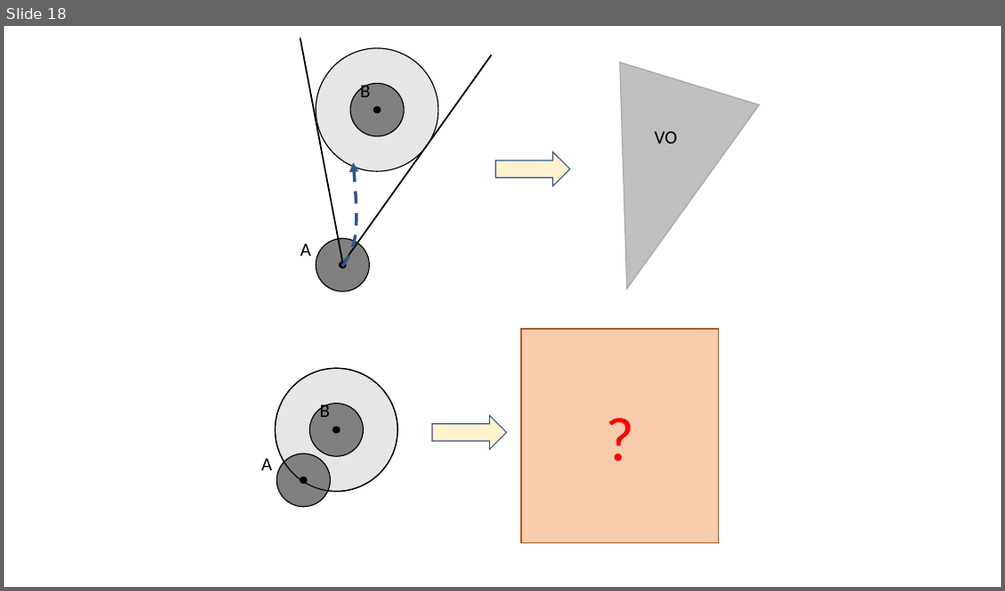
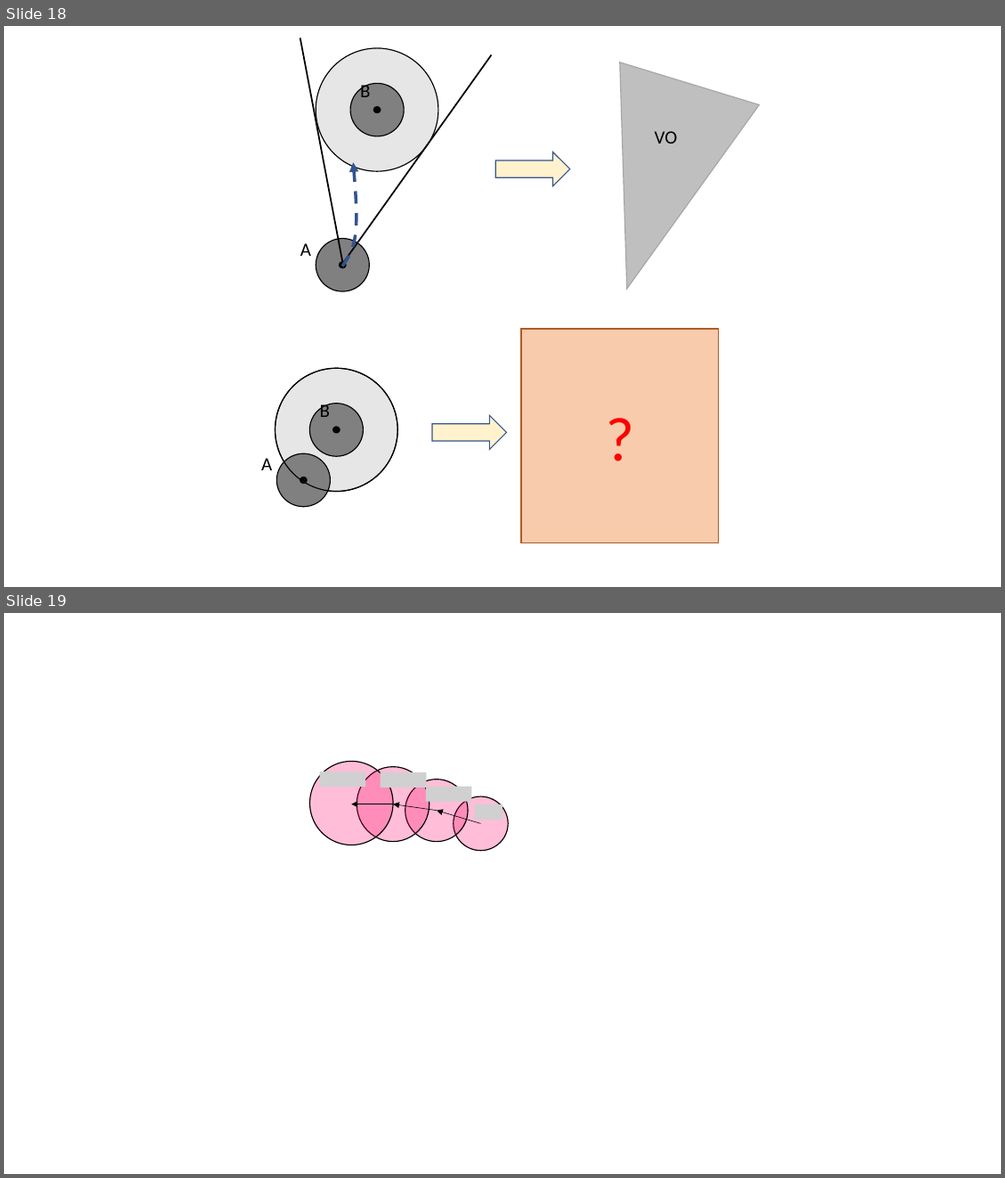
Before and after one commit to Yi-An-Wang/institute_information, a slide deck: path_planing/VO_code_try/robot_properties3.pptx. Shown one above the other, each under a label of ours: slide 18 before the commit, slides 18 and 19 after it. The pictures are 1005x591 and 1005x1178 pixels, drawn with LibreOffice and Linux fonts; fonts in the diff are those of the drawing; grey boxes stand for pictures. Boxes give left, top, right and bottom in pixels: in the first picture for what was removed or moved away, otherwise in the second. Text is boxed around its words. In the diff, an @@ line names an element or a change of style, - is before the commit and + after.

```diff
--- a/path_planing/VO_code_try/robot_properties3.pptx
+++ b/path_planing/VO_code_try/robot_properties3.pptx
@@ slide 19 added at [4,613,1001,1174], background #FFFFFF @@
@@ ellipse added at [310,761,393,844], fill #FF0066 at 26% opacity, outline #000000 1 pt @@
@@ picture added at [320,771,365,787] @@
@@ ellipse added at [357,767,429,842], fill #FF0066 at 26% opacity, outline #000000 1 pt @@
@@ picture added at [380,772,426,787] @@
@@ ellipse added at [405,779,469,841], fill #FF0066 at 26% opacity, outline #000000 1 pt @@
@@ picture added at [426,787,471,802] @@
@@ ellipse added at [453,796,508,850], fill #FF0066 at 26% opacity, outline #000000 1 pt @@
@@ arrow added from (393, 804) to (352, 804), #000000 0.5 pt @@
@@ arrow added from (437, 811) to (393, 804), #000000 0.5 pt @@
@@ arrow added from (481, 823) to (437, 811), #000000 0.5 pt @@
@@ picture added at [474,804,502,819] @@
```
Also in this commit, not shown: 1 other file.
